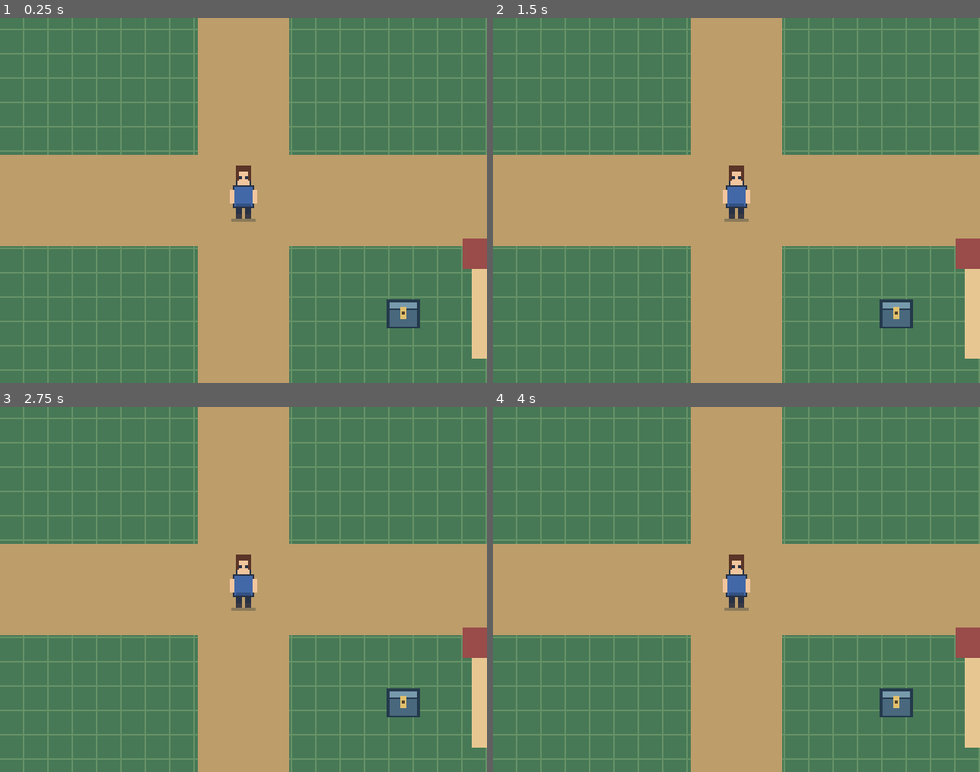
Above: before the commit, frames 1-4 (two rows, left to right).
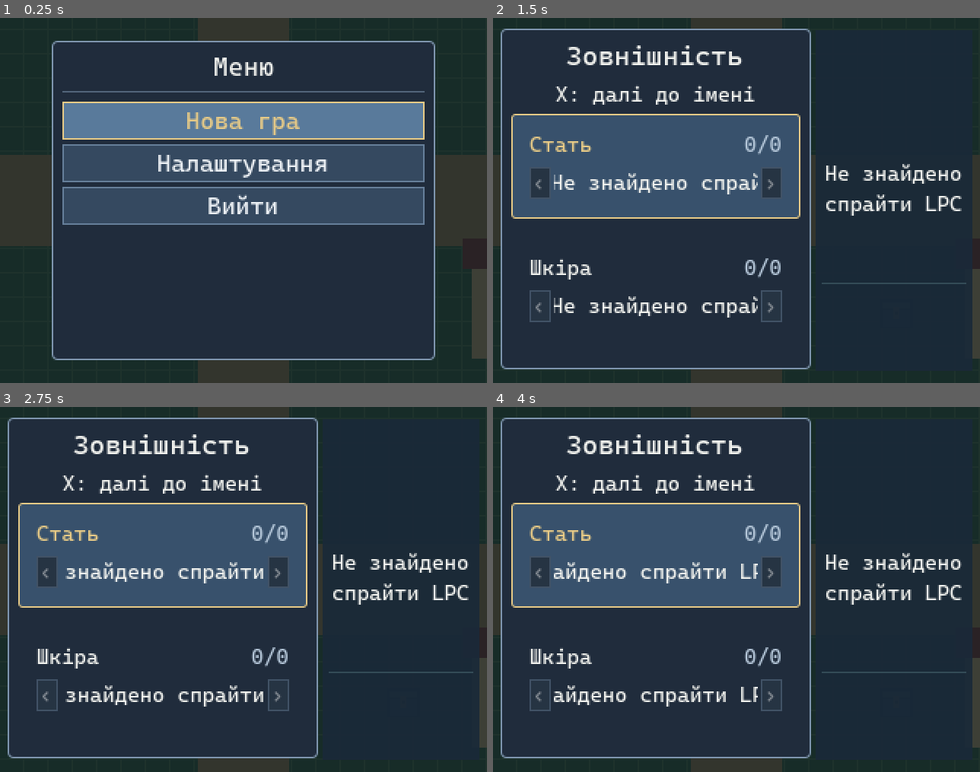
Above: after the commit, the same moments.

Repository: PylSerg/skyval-godot
Game: Godot game, scene res://prototype/camera_test.tscn
Same seed, same stepped clock (60 frames per second), same inputs: the game is played once before the commit and once after it.
Inputs (mouse positions are in pixels of both pictures, inside the frame that each line leads up to):
- Up to frame 1 (0.25 s): no input
- Up to frame 2 (1.5 s): click (736, 120) at 0.5 s, where only the run after the commit has a clickable "Нова гра"; tap Enter at 1.25 s; move the mouse to (843, 182) at 1.27 s; click (843, 182) at 1.42 s
- Up to frame 3 (2.75 s): drag from (146, 607) to (219, 662) at 2.02 s
- Up to frame 4 (4 s): move the mouse to (785, 509) at 2.77 s; click (785, 509) at 2.92 s; drag from (712, 662) to (590, 534) at 3.52 s

The runs differ from the first frame. In frame 1, 100% of the frame differs, in the area x 0-100%, y 0-100%; in frame 2, 100%; in frame 3, 100%; in frame 4, 100%.
Error before the commit: Parse Error: Identifier "_confirm_delete" not declared in the current scope. (res://ui/game_menu.gd:835)

Commit message:
Display conditional main menu and compact six-action game menu

Diff:
--- a/ui/game_menu.gd
+++ b/ui/game_menu.gd
@@ -701,11 +701,12 @@
     stack.add_child(divider)
 
     _main_panel = VBoxContainer.new()
-    _main_panel.add_theme_constant_override("separation", 6)
+    _main_panel.add_theme_constant_override("separation", 3)
     stack.add_child(_main_panel)
-    for i in range(MAIN_OPTIONS.size()):
+    # Reuse six buttons; hidden options occupy no space.
+    for i in range(GAME_OPTIONS.size()):
         var option := _button()
-        option.custom_minimum_size.y = 30
+        option.custom_minimum_size.y = 25
         option.pressed.connect(_activate_option.bind(i))
         _main_panel.add_child(option)
         _menu_buttons.append(option)
@@ -832,28 +833,57 @@
 func _refresh_text() -> void:
     if _heading == null:
         return
-    if _confirm_delete:
-        _heading.text = _tr("save.delete_title")
-    elif _continue_open:
-        _heading.text = _tr("save.list_title")
-    elif _settings_open:
+    _visible_options.clear()
+    if _main_mode:
+        var profiles: Array[Dictionary] = _save_store.call("list_profiles")
+        if _has_valid_save():
+            _visible_options.append("menu.continue")
+        if not profiles.is_empty():
+            _visible_options.append("menu.select_character")
+        _visible_options.append_array(["menu.new_game", "menu.settings", "menu.quit"])
+    else:
+        _visible_options.append_array(GAME_OPTIONS)
+    if _selected_option < 0 or _selected_option >= _visible_options.size():
+        _selected_option = 0
+    for i in range(_menu_buttons.size()):
+        var button: Button = _menu_buttons[i]
+        button.visible = i < _visible_options.size()
+        if i < _visible_options.size():
+            button.text = _tr(_visible_options[i])
+            button.disabled = false
+            if _visible_options[i] == "game.quick_load":
+                var quick: Dictionary = _save_store.call("quick_save_for", str(_profile_data.get("profile_id", "")))
+                button.disabled = quick.is_empty()
+    if not _visible_options.is_empty() and _menu_buttons[_selected_option].disabled:
+        _selected_option = 0
+
+    _heading.text = _tr("menu.title") if _main_mode else _tr("game.title")
+    if not _status_message.is_empty() and _confirm_action.is_empty() and _list_mode.is_empty():
+        _heading.text = _status_message
+    if _settings_open:
         _heading.text = _tr("settings.title")
-    else:
-        _heading.text = _tr("menu.title")
-    for index in range(MAIN_OPTIONS.size()):
-        _menu_buttons[index].text = _tr(str(MAIN_OPTIONS[index]))
-    _menu_buttons[0].disabled = not _has_valid_save()
-    if _menu_buttons[_selected_option].disabled:
-        _selected_option = 1
+    elif not _list_mode.is_empty():
+        _heading.text = _tr("save.list_title") if _list_mode == "characters" else _tr("save.load_title")
+    if not _confirm_action.is_empty():
+        match _confirm_action:
+            "delete":
+                _heading.text = _tr("save.delete_title")
+                if _selected_list >= 0 and _selected_list < _listed_items.size():
+                    _confirm_message.text = _tr("save.delete_confirm") % str(_listed_items[_selected_list].get("character_name", ""))
+            "load":
+                _heading.text = _tr("save.load_title")
+                _confirm_message.text = _tr("save.load_confirm")
+            "main":
+                _heading.text = _tr("game.main_menu")
+                _confirm_message.text = _tr("game.main_confirm")
+
     _language_caption.text = _tr("settings.language")
     _language_value.text = _tr("settings.language.en") if str(_locale.get("language")) == "en" else _tr("settings.language.uk")
-    if _confirm_delete and _selected_profile >= 0 and _selected_profile < _profiles.size():
-        _confirm_message.text = _tr("save.delete_confirm") % str(_profiles[_selected_profile].get("character_name", ""))
     _confirm_hint.text = _tr("menu.confirm_hint")
-    _main_panel.visible = not _settings_open and not _continue_open and not _confirm_delete
-    _settings_panel.visible = _settings_open and not _confirm_delete
-    _continue_panel.visible = _continue_open and not _confirm_delete
-    _confirm_panel.visible = _confirm_delete
-    if _continue_open:
+    _main_panel.visible = not _settings_open and _list_mode.is_empty() and _confirm_action.is_empty()
+    _settings_panel.visible = _settings_open and _confirm_action.is_empty()
+    _continue_panel.visible = not _list_mode.is_empty() and _confirm_action.is_empty()
+    _confirm_panel.visible = not _confirm_action.is_empty()
+    if not _list_mode.is_empty():
         _draw_profiles()
     _update_highlight()
